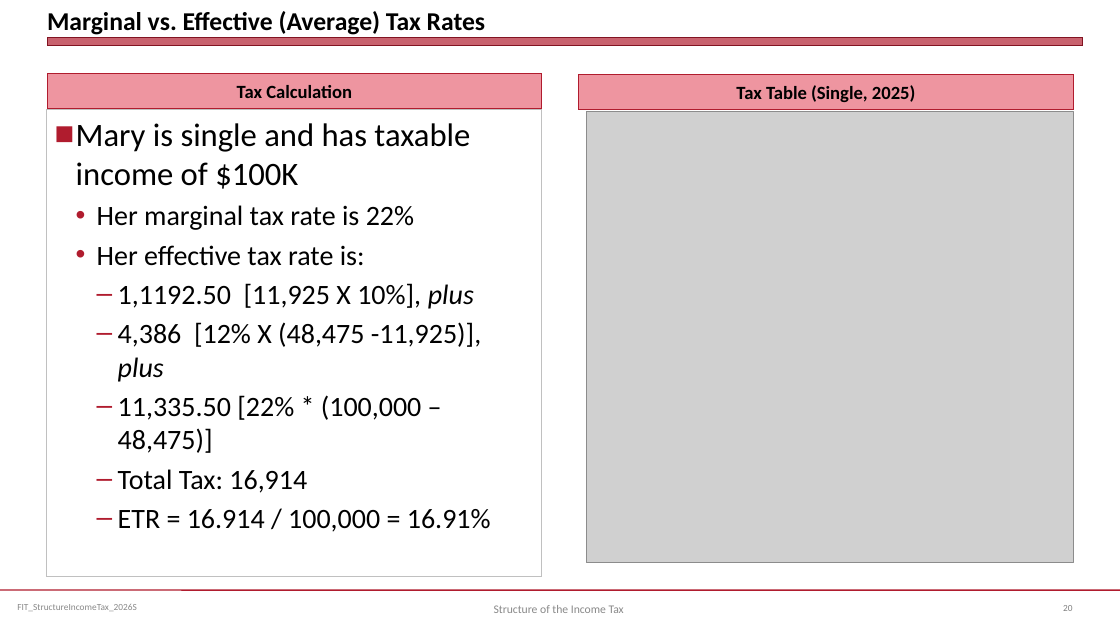
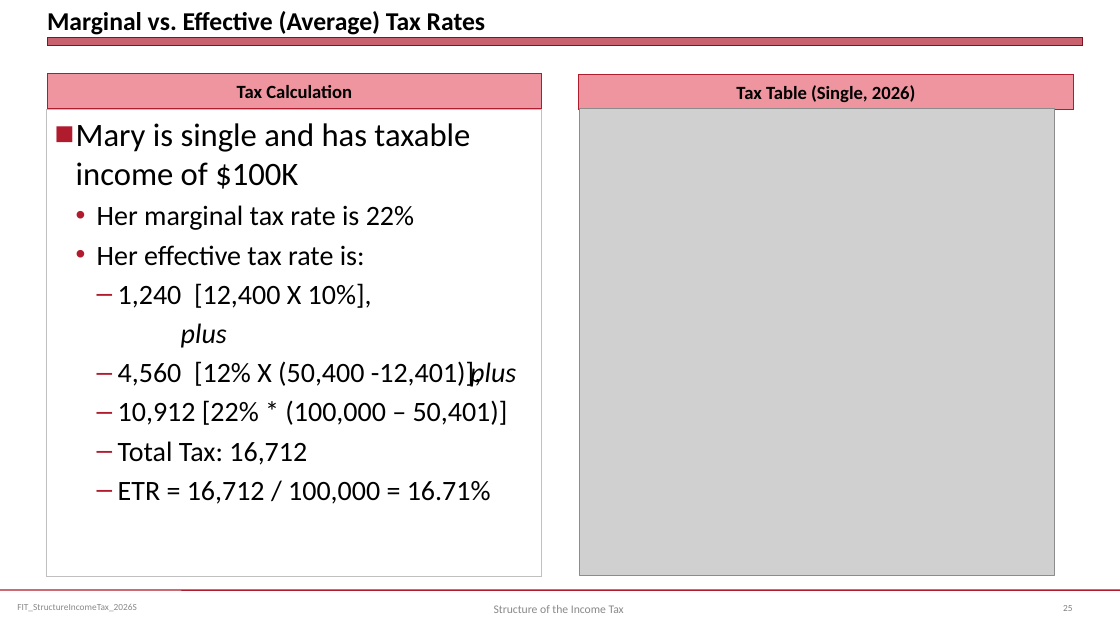
Before and after one commit to jmc877/Fed-Income-Tax, a slide deck: slide 25 of slides/FIT_StructureIncomeTax_2026S.pptx (slide 20 before the commit). Drawn at 1120x630 pixels with LibreOffice and Linux fonts; fonts in the diff are those of the drawing; grey boxes stand for pictures. Boxes give left, top, right and bottom in pixels: in the first picture for what was removed or moved away, otherwise in the second. Text is boxed around its words. In the diff, an @@ line names an element or a change of style, - is before the commit and + after.

```diff
--- a/slides/FIT_StructureIncomeTax_2026S.pptx
+++ b/slides/FIT_StructureIncomeTax_2026S.pptx
@@ text at (736, 85, 915, 102): text changed @@
-Tax Table (Single, 2025)
+Tax Table (Single, 2026)
@@ picture: place and size @@
-picture at (586, 112, 1074, 563)
+picture at (579, 109, 1054, 576)
@@ text at (118, 283, 516, 504): text changed @@
-    – 1,1192.50 [11,925 X 10%], plus
-    – 4,386 [12% X (48,475 -11,925)], plus
-    – 11,335.50 [22% * (100,000 – 48,475)]
-    – Total Tax: 16,914
-    – ETR = 16.914 / 100,000 = 16.91%
+    – 1,240 [12,400 X 10%],
+    plus
+    – 4,560 [12% X (50,400 -12,401)], plus
+    – 10,912 [22% * (100,000 – 50,401)]
+    – Total Tax: 16,712
+    – ETR = 16,712 / 100,000 = 16.71%
```
Also in this commit, not shown: 21 other slides changed, 5 slides added, 2 other files.
